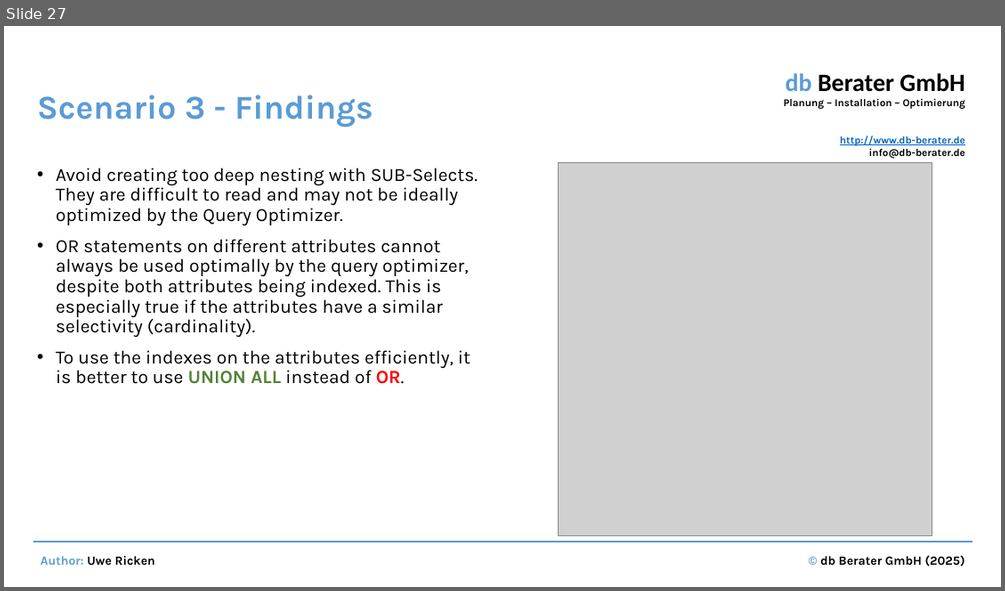
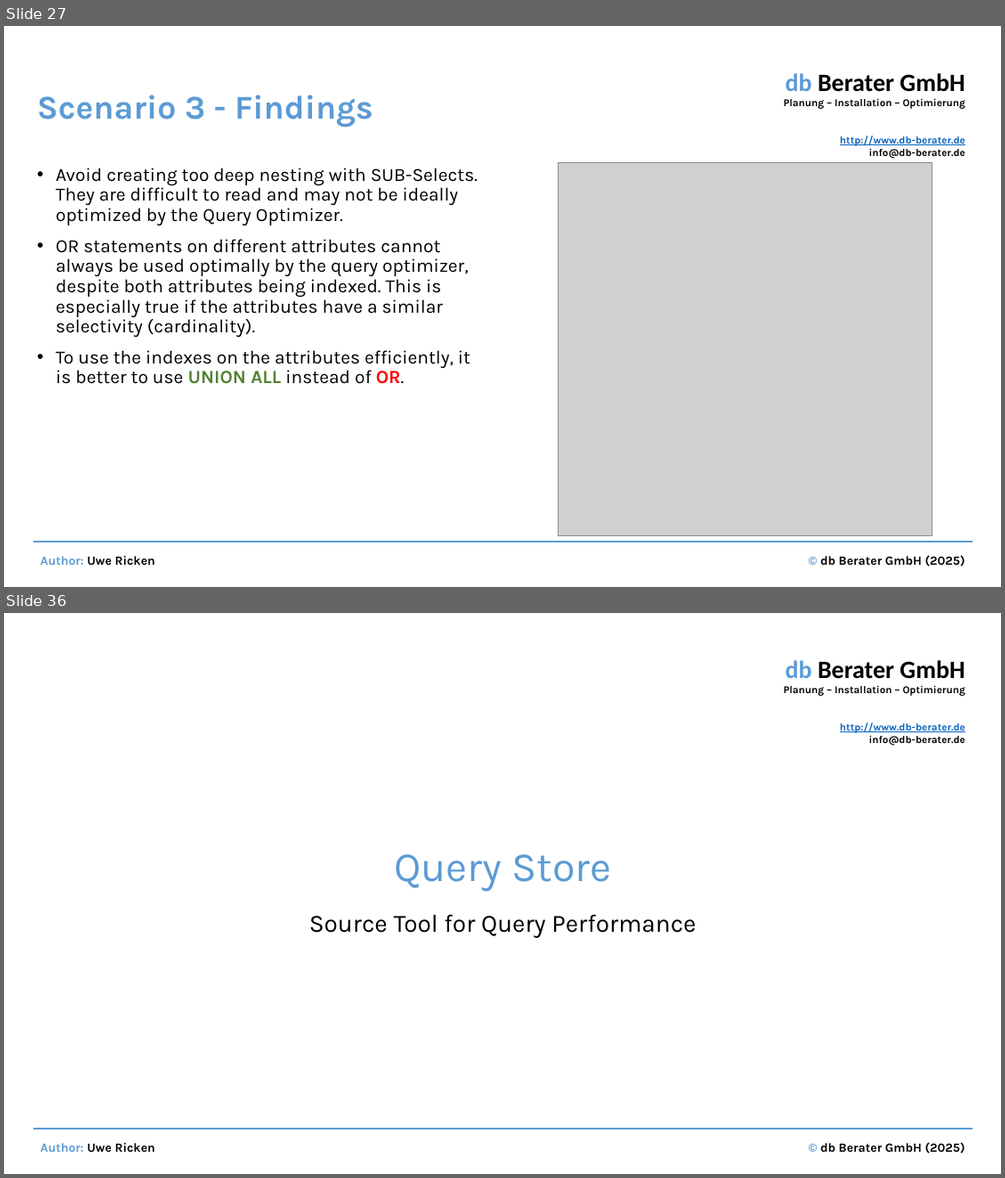
Before and after one commit to uricken1964/Workshop---Making-Bad-Codes-Better, a slide deck: Documents and Preparation/Performance optimization by identifying and correcting bad SQL code.pptx. Shown one above the other, each under a label of ours: slide 27 before the commit, slides 27 and 36 after it; the slides between them are not shown. The pictures are 1005x591 and 1005x1178 pixels, drawn with LibreOffice and Linux fonts; fonts in the diff are those of the drawing; grey boxes stand for pictures. Boxes give left, top, right and bottom in pixels: in the first picture for what was removed or moved away, otherwise in the second. Text is boxed around its words. In the diff, an @@ line names an element or a change of style, - is before the commit and + after.

```diff
--- a/Documents and Preparation/Performance optimization by identifying and correcting bad SQL code.pptx
+++ b/Documents and Preparation/Performance optimization by identifying and correcting bad SQL code.pptx
@@ slide 36 added at <box>4,613,1001,1174</box>, background #FFFFFF; not listed: 4 template elements that a slide beside it also shows @@
@@ title added at <box>394,854,611,892</box>, 40 pt, text #5B9BD5 @@
+Query Store
@@ subtitle added at <box>309,914,696,937</box>, 24 pt, text #000000 @@
+Source Tool for Query Performance
```
Also in this commit, not shown: 26 other slides added, 16 other files.
